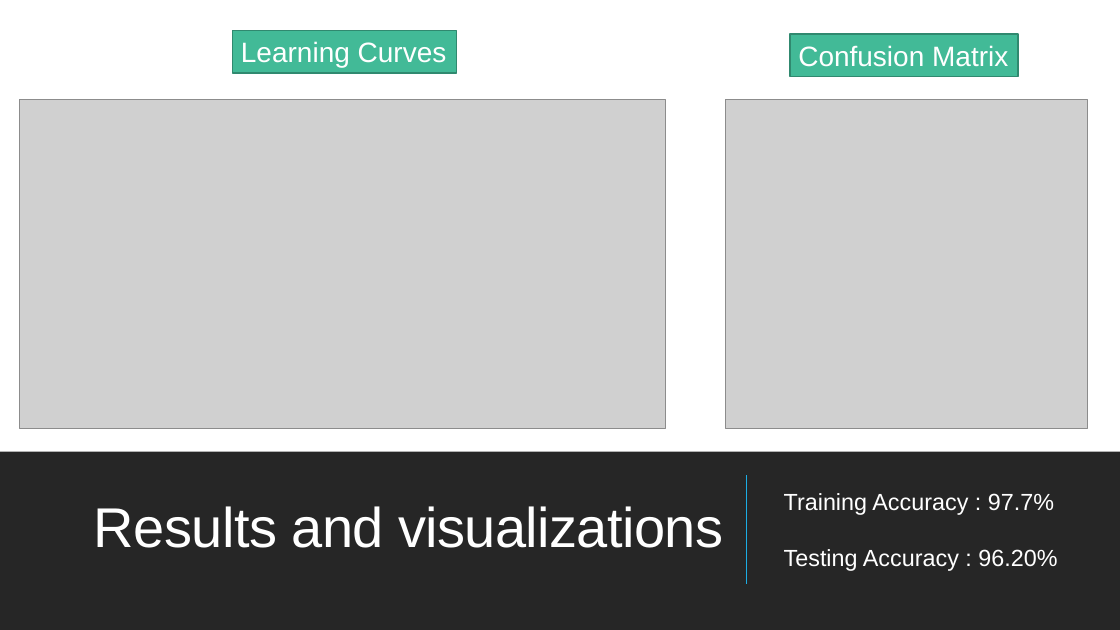
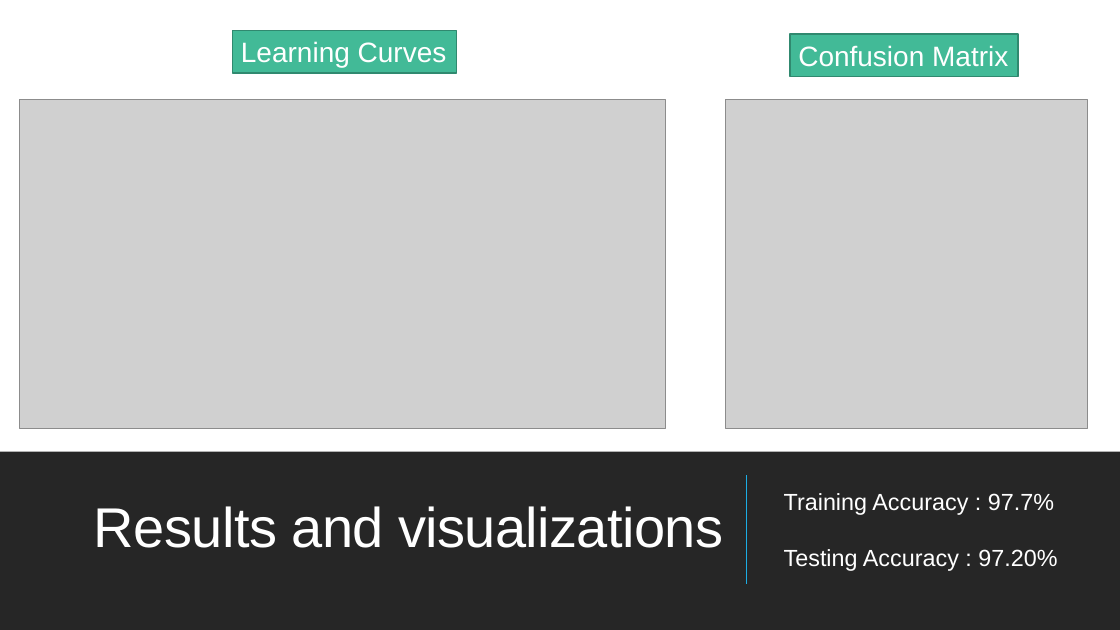
Before and after one commit to SeifReda30/Selected2Project, a slide deck: slide 4 of Presentation.pptx. Drawn at 1120x630 pixels with LibreOffice and Linux fonts; fonts in the diff are those of the drawing; grey boxes stand for pictures. Boxes give left, top, right and bottom in pixels: in the first picture for what was removed or moved away, otherwise in the second. Text is boxed around its words. In the diff, an @@ line names an element or a change of style, - is before the commit and + after.

```diff
--- a/Presentation.pptx
+++ b/Presentation.pptx
@@ text at (784, 549, 1057, 571): text changed @@
-Testing Accuracy : 96.20%
+Testing Accuracy : 97.20%
```
